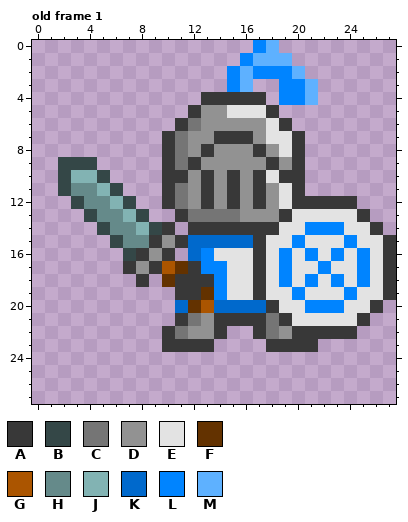
A pixel-art file gets an edit: images/hero.ase. The first picture shows the starting point.
28x28 pixels, 3 frames. Shown: old frame 1. The commit also changed other frames, which this record leaves out.
Visible layers, top first: "Arms", "Head", "Body".
Palette (. is transparent): A #383838  B #344747  C #757575  D #929292  E #e3e3e3  F #633200  G #ab5500  H #658a8a  J #82b3b3  K #0069cc  L #0084ff  M #5eb1ff
Pixels before, old frame 1, first column x 2:
 0 ...............LM.........
 1 ..............LMMM........
 2 .............LMLLLM.......
 3 .............LM..LLM......
 4 ...........AAAAA.LLM......
 5 ..........ADDEEEA.........
 6 .........ACDDDDDEA........
 7 ........ACDDAAADEEA.......
 8 ........ACDADDDADEA.......
 9 BBB.....ACADDDDDADA.......
10 BJJB....AADADADAEAA.......
11 BHHJB...ACDADADADEA.......
12 .BHHJB..ACDADADADEAAAAA...
13 ..BHHJB..ACCCCDDDAEEEEEA..
14 ...BHHJBA.AAAAAAAEELLLEEA.
15 ....BHHADAKKKKKAEELEEELEEA
16 .....BADA.KLEEEAELELELELEA
17 .....ADAGFALLEEAELEELEELEA
18 ......A.FAAALEEAELELELELEA
19 .........AAFLEEAEELEEELEEA
20 .........KFGKKKKAEELLLEEA.
21 .........ACDAAAACAEEEEEA..
22 ........ACDDA..ACDAAAAA...
23 ........AAAA....AAAA......
And afterwards:
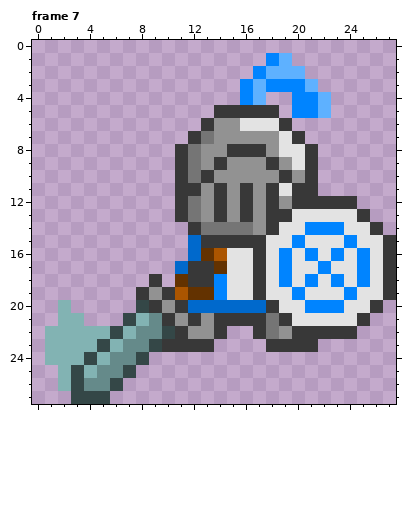
A new or re-ordered frame is compared with the old frame closest to it.
The exact change:
frames 3 -> 7
Changed rows in their new state; - is an unchanged pixel.
Frame 7 is new; against old frame 1, layers "Arms", "Head":
first column x 1:
 0 ----------------..----
 1 ---------------..L----
 2 --------------..-MM---
 3 --------------.LML----
 4 ------------...LM-.-LM
 5 -----------..AAAA--LLM
 6 ----------..A--EE-----
 7 ---------..ACDDD-D----
 8 ---------.ACD-AA---EA-
 9 -...-----.AC-A-----EA-
10 -....----.-C--D-DD-DA-
11 -.....---.AADADADA--A-
12 --.....--.ACDADADAD---
13 ---.....----DADA-A----
14 ----......--CCCCD-----
15 -----......-AAAA------
16 ------....--FG--------
17 ------....K-AF--------
18 -------.A.F-----------
19 -------ADAGF----------
20 -J-----BADAKK---------
21 -JJ---BJHADA----------
22 JJJJJBJHHBA-----------
23 JJJJBJHHB-------------
24 JJJBJHHB--------------
25 -JBJHHB---------------
26 -JBHHB----------------
27 --BBB-----------------
